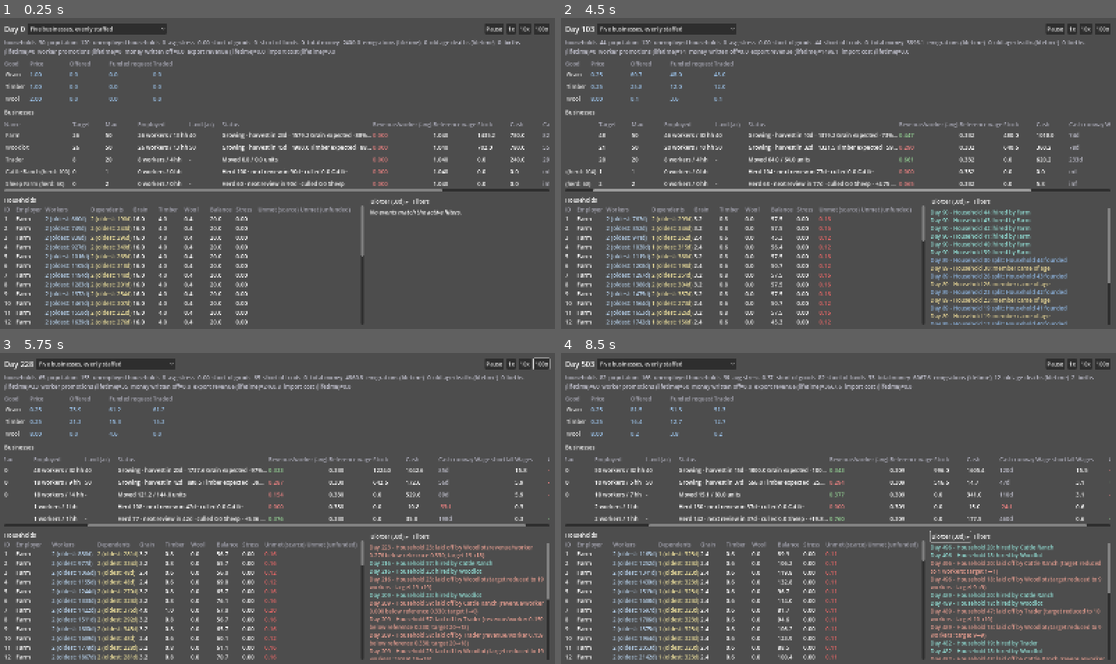
Above: before the commit, frames 1-4 (two rows, left to right).
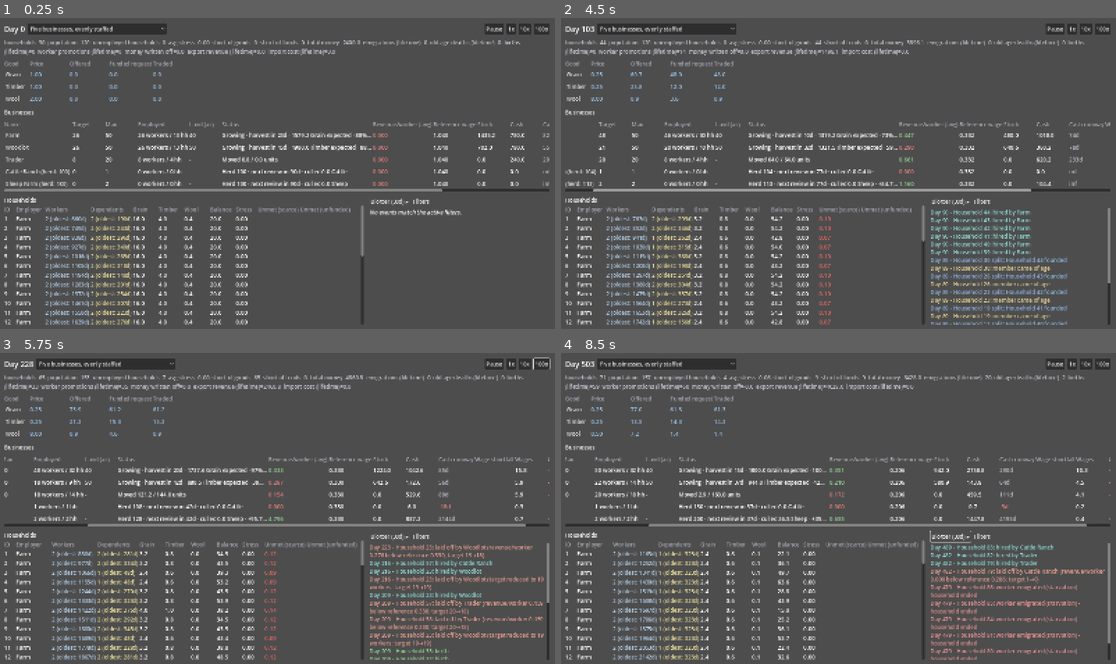
Above: after the commit, the same moments.

Repository: forsman5/sitka
Game: Godot game, scene res://scenes/sim/he_dashboard.tscn
Two runs of this game, one before a commit and one after it. Both use one fixed random seed, a clock stepped at 60 frames per second and the inputs below. This scene is started directly instead of the project's main scene.
Inputs (mouse positions are in pixels of both pictures, inside the frame that each line leads up to):
- Up to frame 1 (0.25 s): no input
- Up to frame 2 (4.5 s): click "Five businesses, evenly staff…" at 0.5 s; click "1x" at 1.25 s; tap Enter at 2 s; move the mouse to (960, 157) at 2.02 s; hold Right (ui_right) 2.03-2.75 s; hold Q 2.03-2.75 s; click (960, 157) at 2.17 s; click "10x" at 2.75 s; click "100x" at 3.5 s; drag from (727, 189) to (810, 235) at 4.27 s
- Up to frame 3 (5.75 s): move the mouse to (333, 440) at 5.02 s; hold Right (ui_right) from 5.03 s (still down); hold Alt from 5.03 s (still down)
- Up to frame 4 (8.5 s): release Right (ui_right) at 5.75 s; release Alt at 5.75 s; drag from (810, 570) to (672, 461) at 5.77 s; move the mouse to (1005, 555) at 6.52 s; hold Left (ui_left) 6.53-7.25 s; hold Shift 6.53-7.25 s; drag from (672, 461) to (755, 430) at 7.27 s; move the mouse to (866, 508) at 8.02 s; hold Down (ui_down) from 8.03 s (still down); hold E from 8.03 s (still down); click (866, 508) at 8.17 s

The runs differ from the first frame. In frame 1, 0.2% of the frame differs, in the area x 10-63%, y 52-55%; in frame 2, 0.5%; in frame 3, 1.5%; in frame 4, 5.3%, in the area x 5-99%, y 7-99%.

Commit message:
Realistic sheep fleece (0.75 per 90d) and a 100-head starting flock
Wool was ~25x undersupplied against household demand, pinning its price at
the ceiling and inflating the cost-of-living reference wage by ~60%, which
made the Trader read as unprofitable and trim its crew. Reference wage is
back to ~0.21 (master: ~0.20). Harness: all green except master's Trader
layoff-day check, 5 vs limit 4 on the plain scenario (Bloomery 4 passes).

Co-Authored-By: Claude Sonnet 5.5 <noreply@anthropic.com>

Diff:
--- a/scripts/sim/household_economy/data/he_scenario_seeds.gd
+++ b/scripts/sim/household_economy/data/he_scenario_seeds.gd
@@ -78,7 +78,7 @@
 ## a bigger absolute scale (see HESimulation.HERD_CULL_TARGET's doc
 ## comment) -- keeps the ~900-day time-to-first-cull unchanged.
 const CATTLE_STARTING_HERD := 100.0
-const SHEEP_STARTING_HERD := 60.0
+const SHEEP_STARTING_HERD := 100.0
 
 ## A ranch's staff ceiling is derived from its herd, the way a field
 ## business derives its from acreage: the workers a herd at its cull target
--- a/scripts/sim/household_economy/he_simulation.gd
+++ b/scripts/sim/household_economy/he_simulation.gd
@@ -257,7 +257,7 @@
 ## herd_size every eval interval, independent of culling -- wool doesn't
 ## require slaughtering the animal the way a cull does. Cattle have no
 ## equivalent passive yield.
-const WOOL_PER_HEAD_PER_INTERVAL := 0.07
+const WOOL_PER_HEAD_PER_INTERVAL := 0.75
 
 ## Monetization for culled herd stock (Commodity.Type.CATTLE/SHEEP -- the
 ## whole animal, standing in for meat and hides bundled together, same
